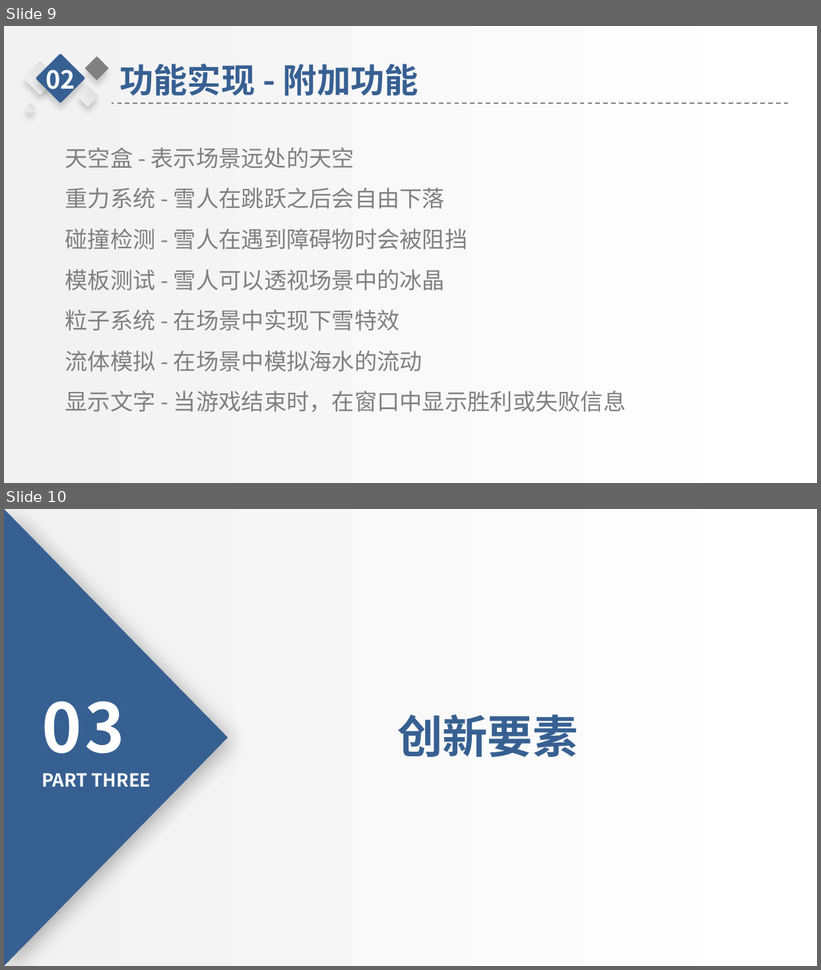
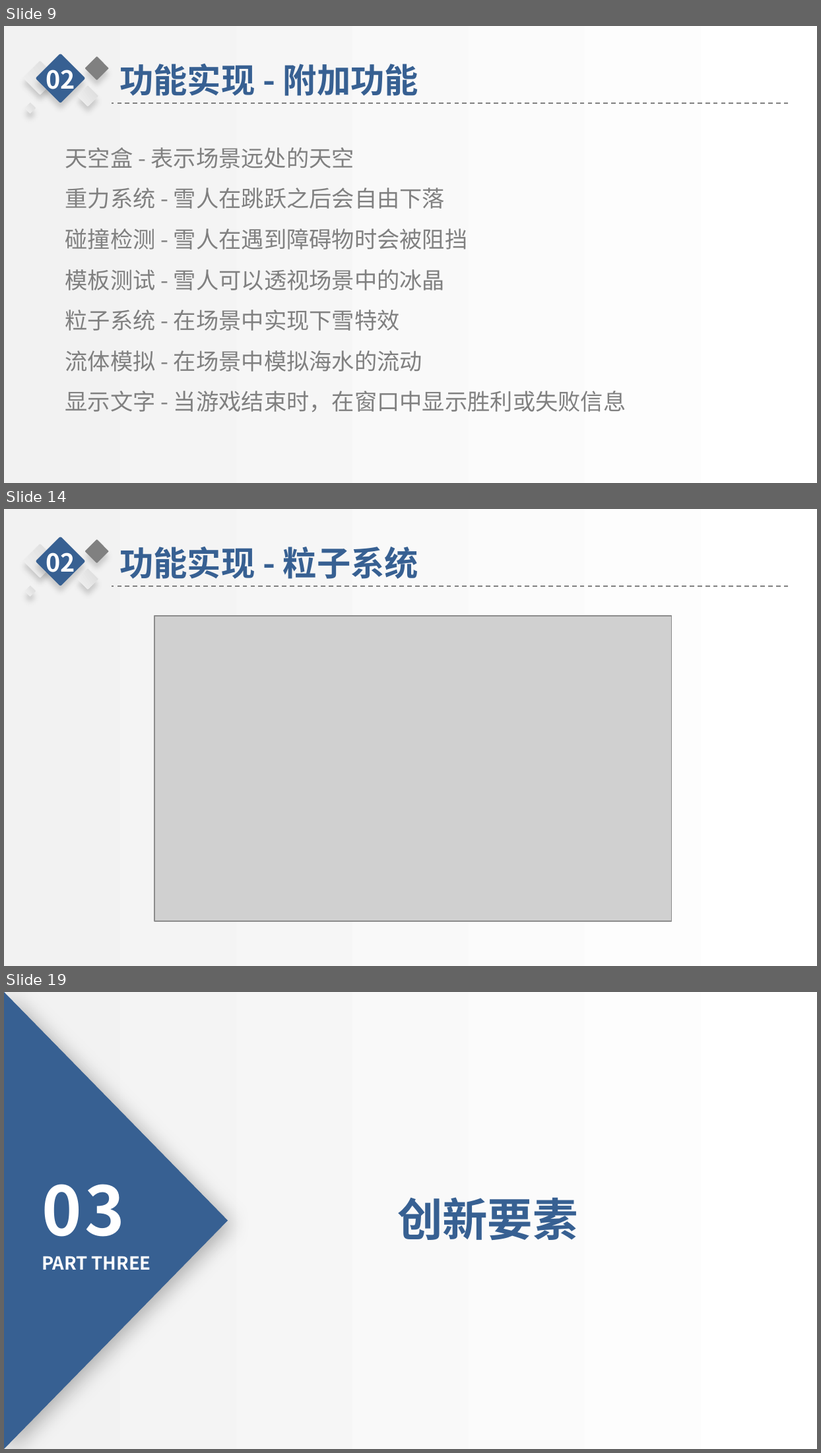
Before and after one commit to sysu-cg/Dashboard, a slide deck: FinalProject_v0/doc/期末展示.pptx. Shown one above the other, each under a label of ours: slides 9 and 10 before the commit, slides 9, 14 and 19 after it; the slides between them are not shown. The pictures are 821x970 and 821x1453 pixels, drawn with LibreOffice and Linux fonts; fonts in the diff are those of the drawing; grey boxes stand for pictures; background and template pictures are left out. Boxes give left, top, right and bottom in pixels: in the first picture for what was removed or moved away, otherwise in the second. Text is boxed around its words. In the diff, an @@ line names an element or a change of style, - is before the commit and + after.

```diff
--- a/FinalProject_v0/doc/期末展示.pptx
+++ b/FinalProject_v0/doc/期末展示.pptx
@@ slide 14 added at (x1=4, y1=509, x2=817, y2=966), background picture (left out); not listed: 1 template element that a slide beside it also shows @@
@@ group added at (x1=24, y1=537, x2=789, y2=597): 5 rounded rectangles, 2 texts, 1 line @@
+功能实现 - 粒子系统
+02
@@ picture added at (x1=154, y1=617, x2=671, y2=922) @@
@@ what was slide 10 is now slide 19 @@
```
Also in this commit, not shown: 11 other slides added, 4 other files.
